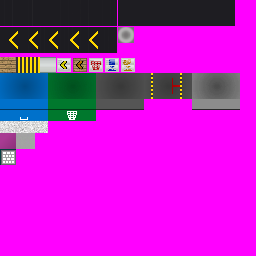
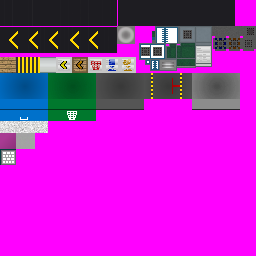
Two versions of the same layered image (w=256, h=256). Layer-by-layer changes:
painted on "Paintings" over left=215, top=38, right=240, bottom=49
added layer "Shadows" above "Color" over left=162, top=62, right=174, bottom=68
renamed "Pasted Layer" to "Color", painted on it over left=56, top=26, right=256, bottom=73
painted on "Base" over left=140, top=27, right=178, bottom=70
